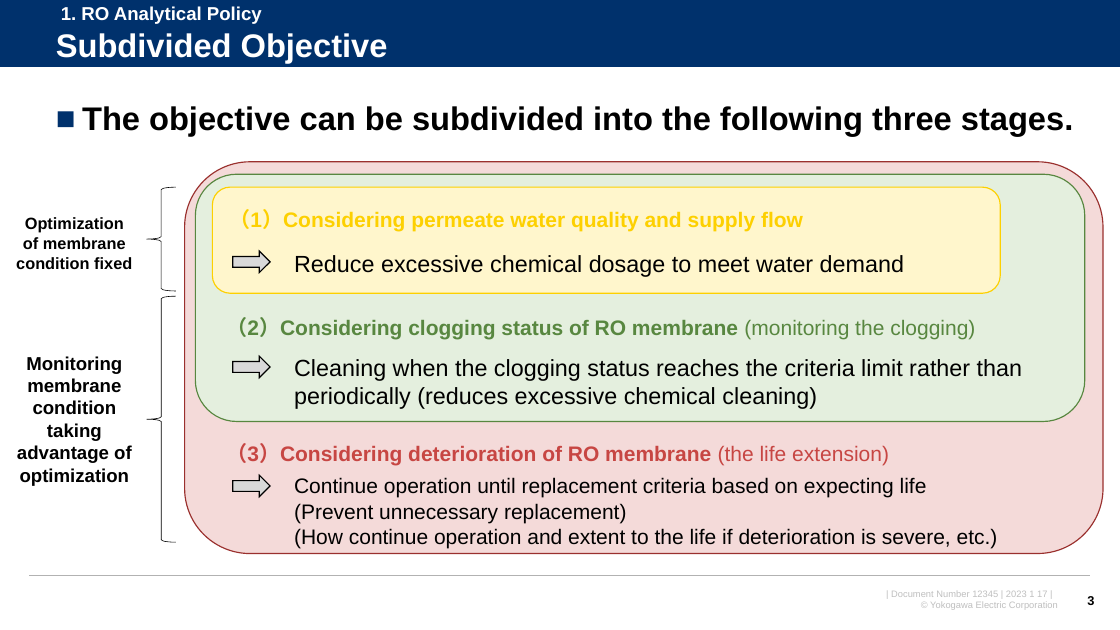
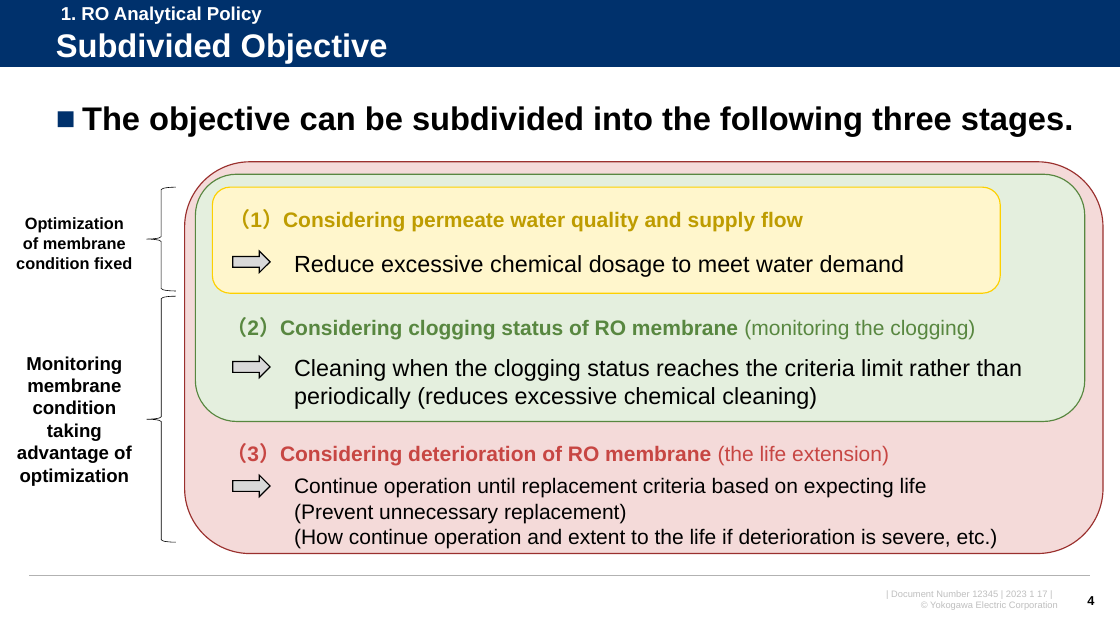
Before and after one commit to watarukumagai-git/opt, a slide deck: slide 4 of Reuse_Water/230127_NAWI RO analysis for SGDC_rev.0.pptx (slide 3 before the commit). Drawn at 1120x630 pixels with LibreOffice and Linux fonts; fonts in the diff are those of the drawing; background and template pictures are left out. Boxes give left, top, right and bottom in pixels: in the first picture for what was removed or moved away, otherwise in the second. Text is boxed around its words. In the diff, an @@ line names an element or a change of style, - is before the commit and + after.

```diff
--- a/Reuse_Water/230127_NAWI RO analysis for SGDC_rev.0.pptx
+++ b/Reuse_Water/230127_NAWI RO analysis for SGDC_rev.0.pptx
@@ text "（1）Considering permeate water quality and ..." at (x1=229, y1=209, x2=803, y2=232): text colour #FDD000 to #BE9C00 @@
@@ page number at (x1=1087, y1=596, x2=1094, y2=605): text changed @@
-3
+4
```
Also in this commit, not shown: 2 other slides changed, 4 slides added, 1 slide removed.
